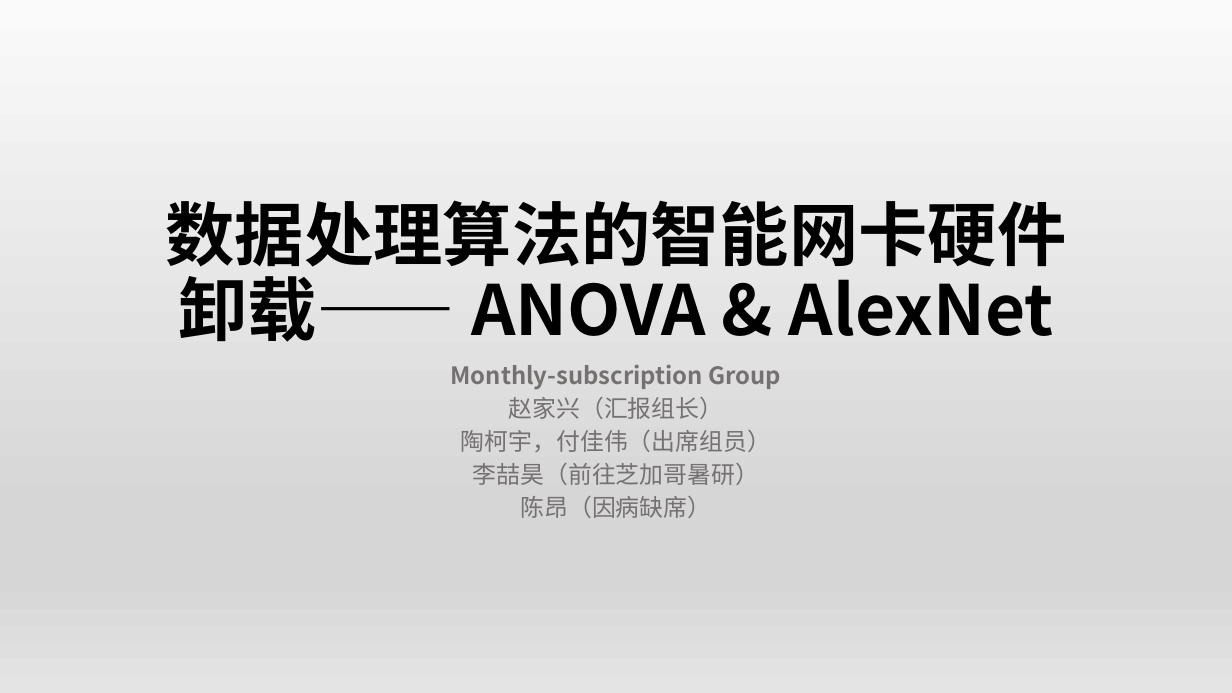
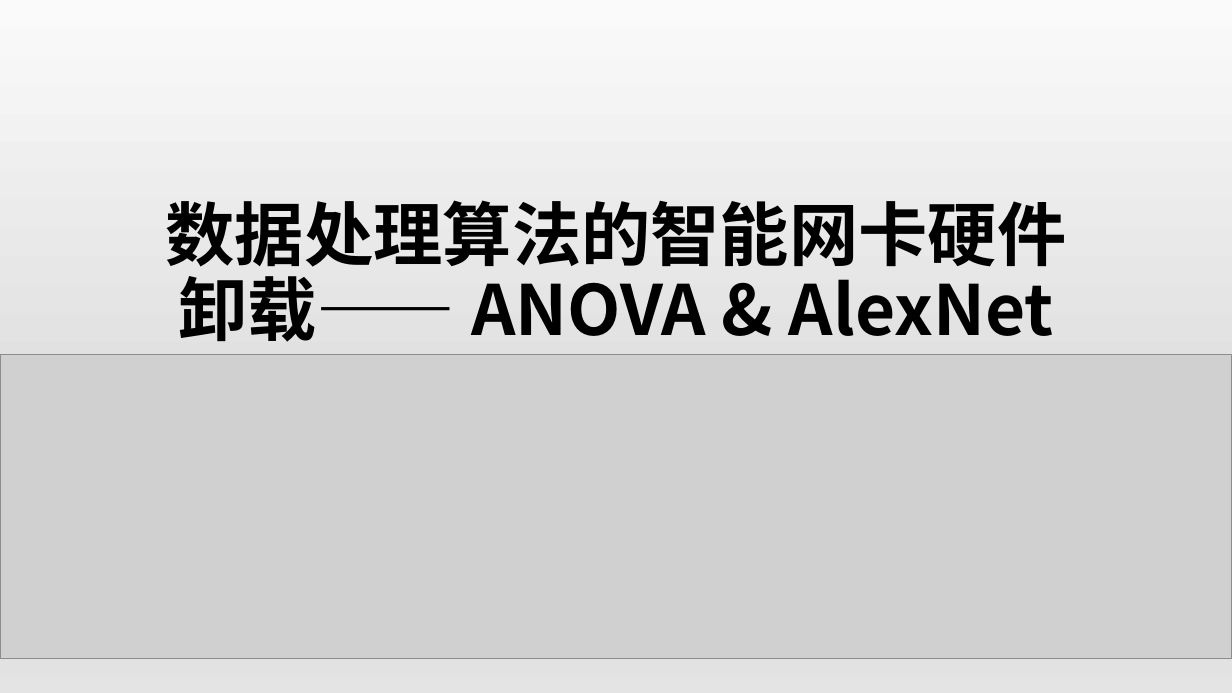
Before and after one commit to OSH-2019/x-monthly-subscription, a slide deck: slide 1 of docs/conclusion.pptx. Drawn at 1232x693 pixels with LibreOffice and Linux fonts; fonts in the diff are those of the drawing; grey boxes stand for pictures. Boxes give left, top, right and bottom in pixels: in the first picture for what was removed or moved away, otherwise in the second. Text is boxed around its words. In the diff, an @@ line names an element or a change of style, - is before the commit and + after.

```diff
--- a/docs/conclusion.pptx
+++ b/docs/conclusion.pptx
@@ picture added at (x1=0, y1=355, x2=1232, y2=659) @@
@@ subtitle removed at (x1=451, y1=365, x2=781, y2=518) @@
-Monthly-subscription Group
-赵家兴（汇报组长）
-陶柯宇，付佳伟（出席组员）
-李喆昊（前往芝加哥暑研）
-陈昂（因病缺席）
```
Also in this commit, not shown: 5 other slides changed, 30 slides added.
